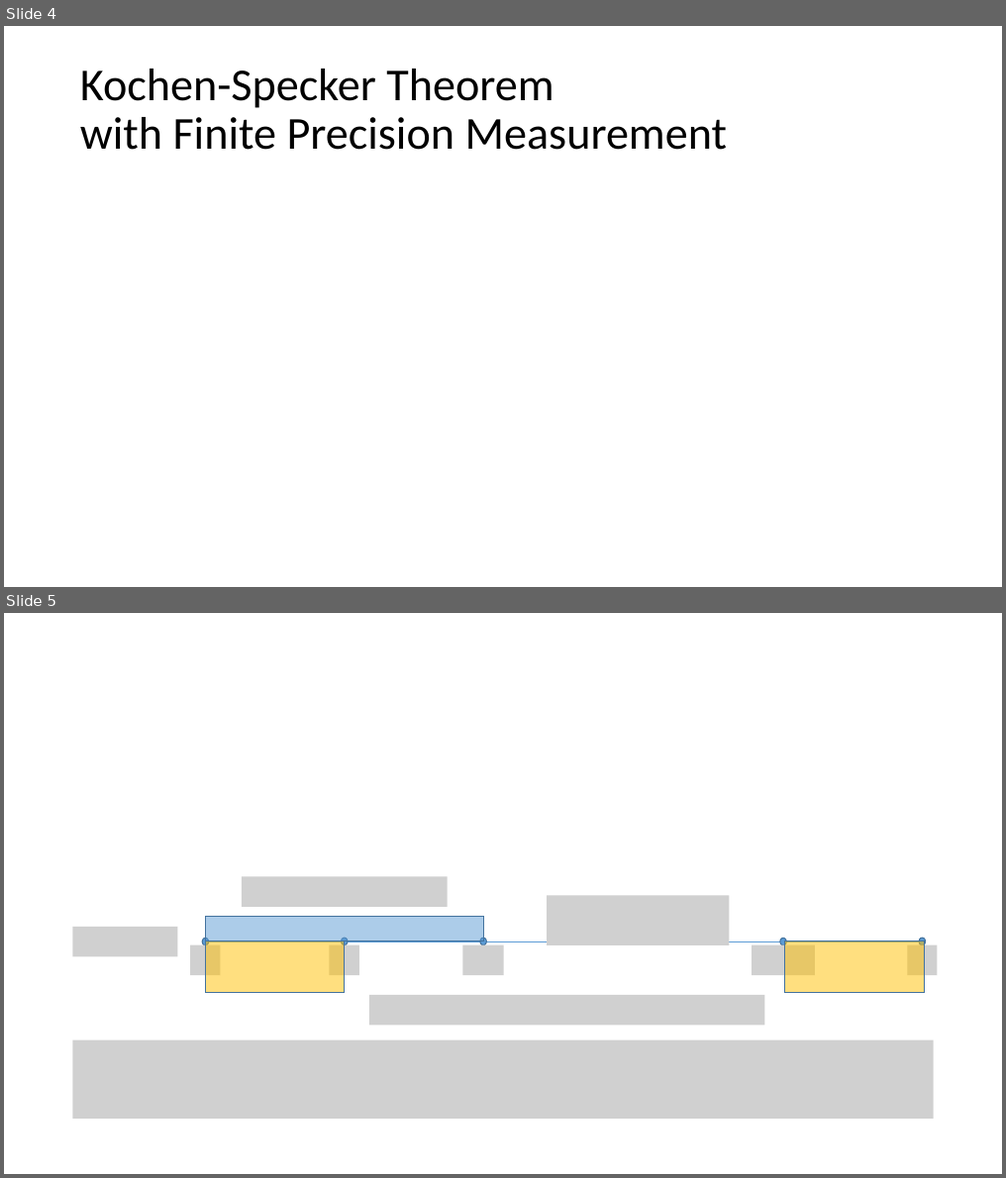
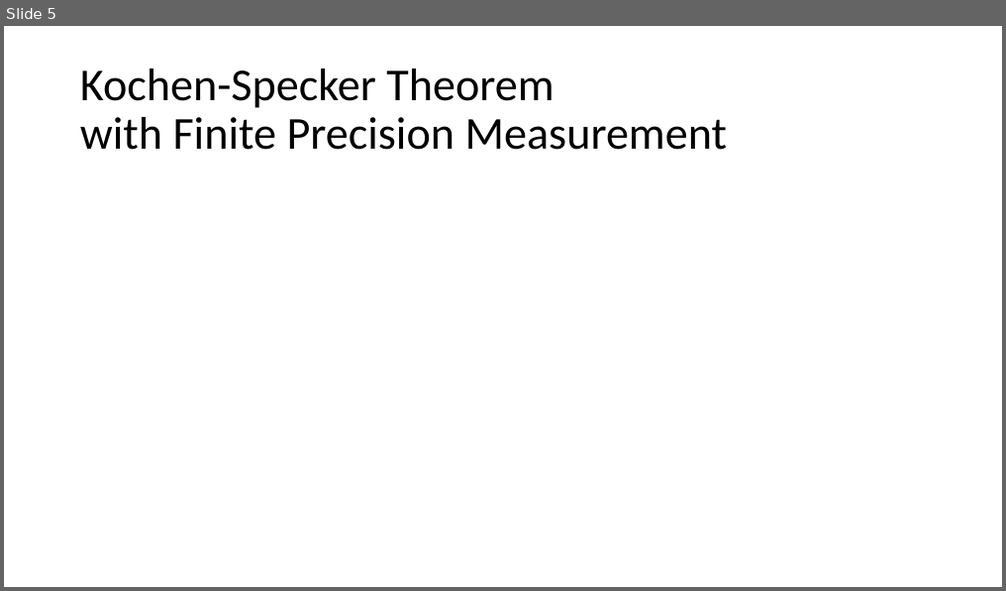
Before and after one commit to yuttai/Contextuality-and-Nonlocality-in-Discrete-Quantum-Theory, a slide deck: Kochen-Specker Theorem in QIVPM.pptx. Shown one above the other, each under a label of ours: slides 4 and 5 before the commit, slide 5 after it. The pictures are 1006x1178 and 1006x591 pixels, drawn with LibreOffice and Linux fonts; fonts in the diff are those of the drawing; grey boxes stand for pictures. Boxes give left, top, right and bottom in pixels: in the first picture for what was removed or moved away, otherwise in the second. Text is boxed around its words. In the diff, an @@ line names an element or a change of style, - is before the commit and + after.

```diff
--- a/Kochen-Specker Theorem in QIVPM.pptx
+++ b/Kochen-Specker Theorem in QIVPM.pptx
@@ slide 5 removed at [4,613,1002,1174], background #FFFFFF @@
@@ picture removed at [242,876,448,906] @@
@@ picture removed at [547,895,730,946] @@
@@ picture removed at [73,927,177,957] @@
@@ ellipse removed at [202,938,208,946] @@
@@ rectangle removed at [205,917,483,942] @@
@@ ellipse removed at [341,938,347,946] @@
@@ ellipse removed at [480,938,486,946] @@
@@ ellipse removed at [780,938,786,946] @@
@@ ellipse removed at [920,938,926,946] @@
@@ picture removed at [190,946,221,975] @@
@@ rectangle removed at [205,942,345,992] @@
@@ arrow removed from (208, 942) to (926, 942) @@
@@ picture removed at [329,946,358,975] @@
@@ picture removed at [463,946,503,975] @@
@@ picture removed at [751,946,816,975] @@
@@ rectangle removed at [785,942,925,992] @@
@@ picture removed at [908,946,938,975] @@
@@ picture removed at [369,995,764,1025] @@
@@ picture removed at [73,1041,934,1119] @@
@@ what was slide 4 is now slide 5 @@
```
Also in this commit, not shown: 2 slides added, 2 other files.
